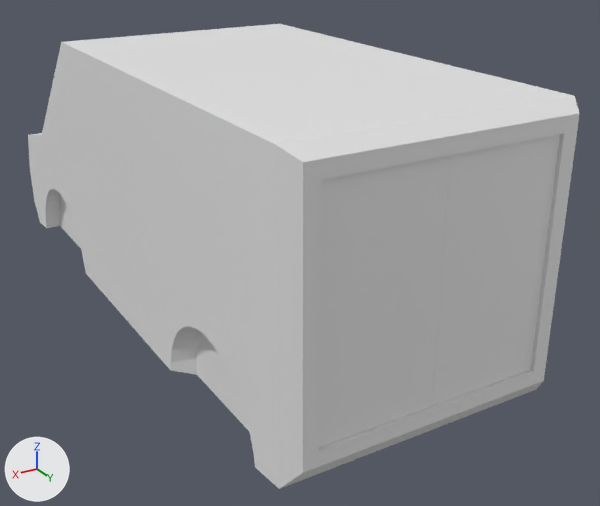
An edit to the glTF model assets/meshes/truck.glb, drawn before and after from the same camera.
Both versions are drawn from a 50 mm camera at (2.85, 5.77, 3.07) aimed at (-0.43, 0.31, 0.34). Lighting does not change. The marker at lower left points along +X, +Y and +Z. Where no turn or scale is listed for an object, it has been applied to the vertices. Vertices at the same position are counted once.

The scene before the commit, as lines of its bpy script (objects in view):
```python
me_cube_001 = bpy.data.meshes.new('Cube.001')
me_cube_001.from_pydata(...)  # 172 vertices, 340 faces; spans x -1.0..1.0, y -2.74..2.59, z -0.06..2.0
me_cube_002 = bpy.data.meshes.new('Cube.002')
me_cube_002.from_pydata(...)  # a box spanning x -0.41..0.41, y -0.04..0.04, z -0.78..0.78
me_cube_004 = bpy.data.meshes.new('Cube.004')
me_cube_004.from_pydata(...)  # a box spanning x -0.41..0.41, y -0.04..0.04, z -0.78..0.78
ob_cube = bpy.data.objects.new('Cube', me_cube_001)
ob_cube.location = (0.0, 0.0, 0.0)
ob_cube_001 = bpy.data.objects.new('Cube.001', me_cube_002)
ob_cube_001.location = (0.405, 2.519, 1.046)
ob_cube_002 = bpy.data.objects.new('Cube.002', me_cube_004)
ob_cube_002.location = (-0.41, 2.519, 1.046)
```
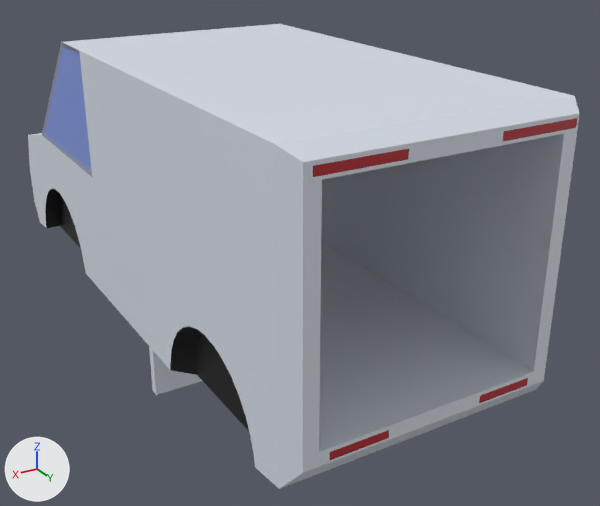
Changed parts and their boxes [x1, y1, x2, y2] in the pictures (600 x 506 px):
'Cube.001', deleted: before [319, 155, 450, 448]
'Cube.002', deleted: before [432, 134, 560, 406]
'BackDoorRight', added: after [149, 346, 202, 395]
part 1 of me_cube_001, built on: [28, 24, 580, 488] in both
part 2 of me_cube_001, recoloured: [39, 96, 579, 463] in both

What the commit changed:
Picture 'aap-64' (img_aap_64) is new.
Material 'Material' (mat_material) is new.
Its texture is img_aap_64.
me_cube_001 is used by ob_cube; location (0.0, 0.0, 0.0).
me_cube_001 had 172 vertices, 340 faces and spanned x -1.0..1.0, y -2.74..2.59, z -0.06..2.0.
me_cube_001 now has 248 vertices, 492 faces and spans x -1.0..1.0, y -2.74..2.59, z -0.06..2.0.
Part 1, on me_cube_001:
121 faces are deleted.
68 vertices are added at x -1.0..1.0, y -2.72..2.59, z -0.04..2.0.
8 new vertices lie (0.57, 0.0, 0.0) away from vertices in x -0.91..0.3, y -2.72..-2.59, z 0.56..0.79.
273 new faces join them.
me_cube_001 part 2: 219 faces spanning x -1.0..1.0, y -2.74..2.59, z -0.06..2.0 switch from no material to mat_material (picture img_aap_64).
Mesh me_cube_004_1 is new.
It is a box spanning x 0.0..0.82, y -0.04..0.04, z -0.78..0.78.
It uses material mat_material (picture img_aap_64).
Object 'Cube.001' (ob_cube_001) is deleted.
Object 'Cube.002' (ob_cube_002) is deleted.
Object 'BackDoorRight' (ob_backdoorright) is new; it shows me_cube_004_1.
Its location is (0.0, 0.0, 0.0).
